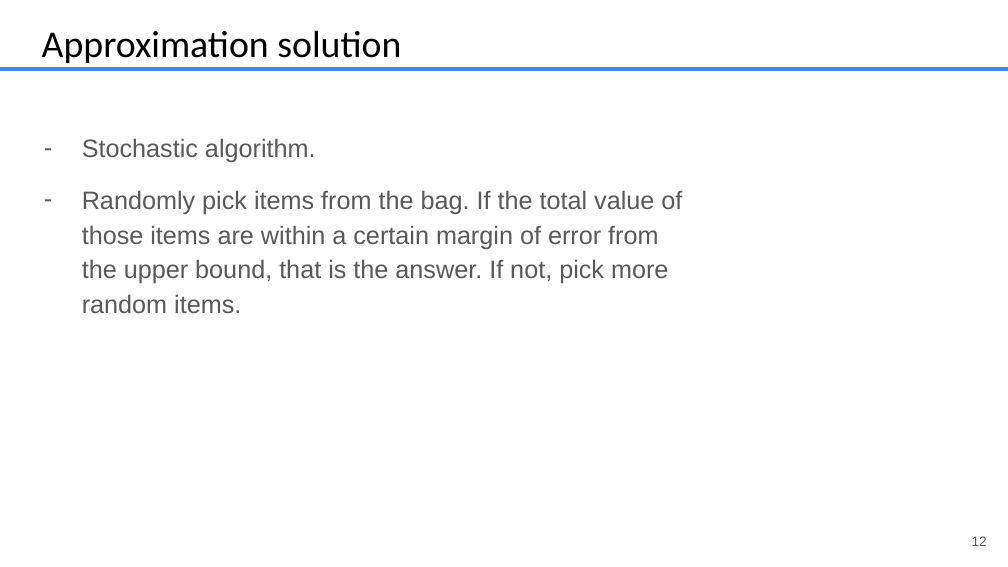
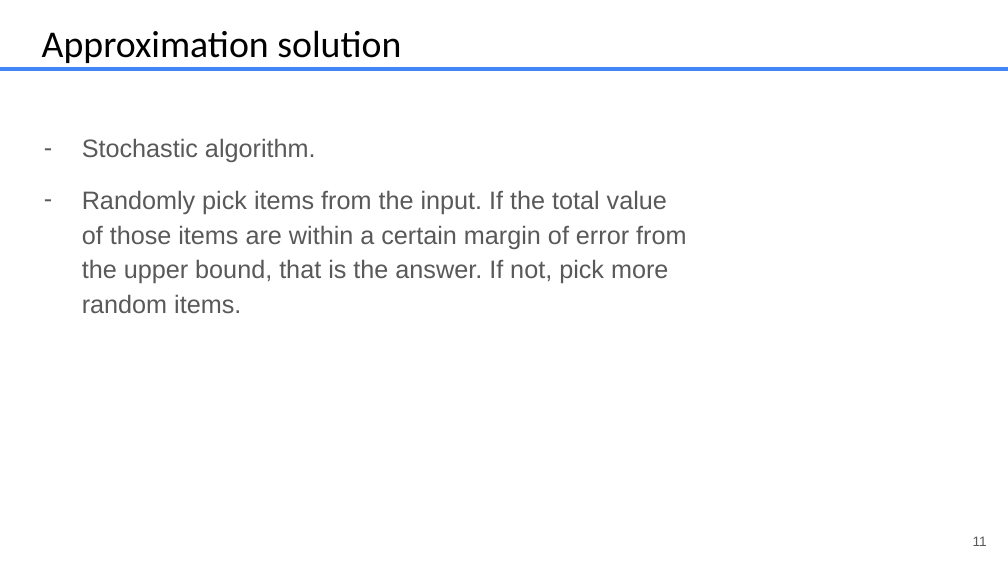
Before and after one commit to JustinMatthewNewman/cs412_FinalProject, a slide deck: slide 11 of presentations/cs412_Final.pptx (slide 12 before the commit). Drawn at 1008x567 pixels with LibreOffice and Linux fonts; fonts in the diff are those of the drawing. Boxes give left, top, right and bottom in pixels: in the first picture for what was removed or moved away, otherwise in the second. Text is boxed around its words. In the diff, an @@ line names an element or a change of style, - is before the commit and + after.

Commit message:
Updated_powerpoint

```diff
--- a/presentations/cs412_Final.pptx
+++ b/presentations/cs412_Final.pptx
@@ text at box(82, 190, 686, 313): text changed @@
-– Randomly pick items from the bag. If the total value of those items are within a certain margin of error from the upper bound, that is the answer. If not, pick more random items.
+– Randomly pick items from the input. If the total value of those items are within a certain margin of error from the upper bound, that is the answer. If not, pick more random items.
@@ page number at box(973, 536, 987, 546): text changed @@
-12
+11
```
Also in this commit, not shown: 7 other slides changed, 2 slides added, 3 slides removed.
